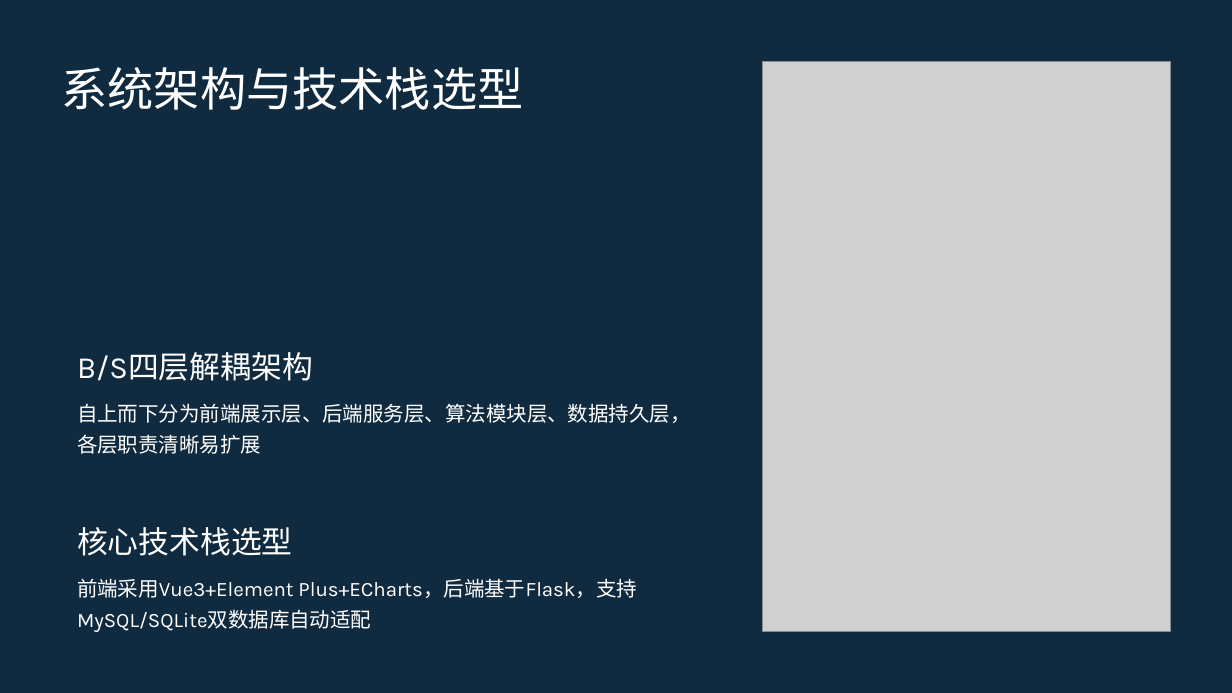
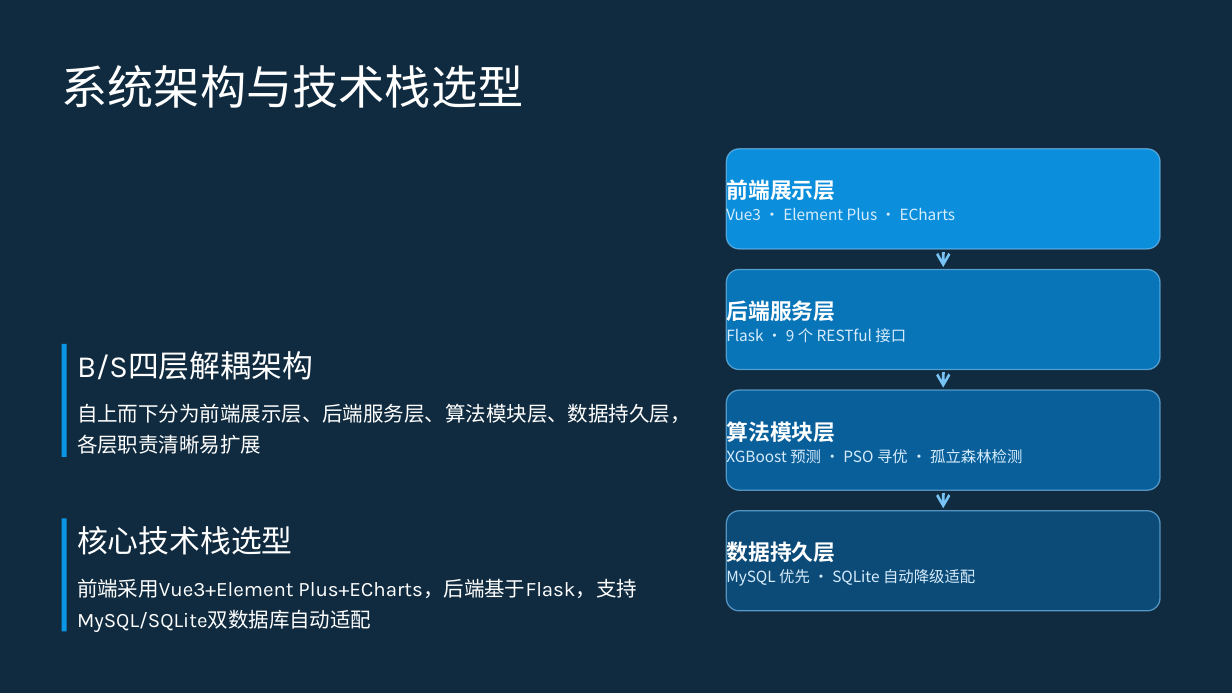
Before and after one commit to chunzhenmian/nmc14, a slide deck: slide 7 of 工业燃气轮机排放预测优化课程设计汇报.pptx. Drawn at 1232x693 pixels with LibreOffice and Linux fonts; fonts in the diff are those of the drawing; grey boxes stand for pictures; background and template pictures are left out. Boxes give left, top, right and bottom in pixels: in the first picture for what was removed or moved away, otherwise in the second. Text is boxed around its words. In the diff, an @@ line names an element or a change of style, - is before the commit and + after.

Commit message:
优化课程设计汇报PPT并修复结果雷达图渲染时序问题
- PPT: 将P7/P8/P11/P12的无关网络配图替换为系统真实界面截图；P7重绘B/S四层架构图，P8改为四页面宫格布局，统一圆角青边视觉风格
- 前端: 修复Prediction/Optimization结果返回后对比雷达图因容器尚未挂载而不渲染的问题（补充nextTick等待）
- 忽略PPT编辑临时工作目录 _ppt_work/

```diff
--- a/工业燃气轮机排放预测优化课程设计汇报.pptx
+++ b/工业燃气轮机排放预测优化课程设计汇报.pptx
@@ rectangle removed at bbox=[0, 0, 1232, 693] @@
@@ rounded rectangle added at bbox=[0, 0, 1232, 693], fill #102B3F at 94% opacity @@
@@ text "系统架构与技术栈选型" at bbox=[62, 65, 524, 108]: line spacing 1.11 to 1.08 @@
@@ picture removed at bbox=[762, 62, 1171, 632] @@
@@ rounded rectangle added at bbox=[726, 149, 1160, 249], fill #0B95E5 at 95% opacity, outline #78C3F5 1 pt @@
@@ text added at bbox=[726, 177, 956, 225], 12 pt, text #D6ECFC @@
+前端展示层
+Vue3 · Element Plus · ECharts
@@ arrow added from (944, 251) to (944, 267), #78C3F5 2 pt @@
@@ rounded rectangle added at bbox=[726, 270, 1160, 370], fill #087AC0 at 95% opacity, outline #78C3F5 1 pt @@
@@ text added at bbox=[726, 297, 906, 346], 12 pt, text #D6ECFC @@
+后端服务层
+Flask · 9 个 RESTful 接口
@@ rectangle added at bbox=[62, 344, 67, 457], fill #0B95E5 @@
@@ arrow added from (944, 372) to (944, 388), #78C3F5 2 pt @@
@@ rounded rectangle added at bbox=[726, 390, 1160, 490], fill #09629E at 96% opacity, outline #78C3F5 1 pt @@
@@ text added at bbox=[726, 418, 1022, 466], 12 pt, text #D6ECFC @@
+算法模块层
+XGBoost 预测 · PSO 寻优 · 孤立森林检测
@@ arrow added from (944, 493) to (944, 508), #78C3F5 2 pt @@
@@ rectangle added at bbox=[62, 518, 67, 631], fill #0B95E5 @@
@@ rounded rectangle added at bbox=[726, 511, 1160, 611], fill #0C4C7A at 98% opacity, outline #78C3F5 1 pt @@
@@ text added at bbox=[726, 538, 975, 587], 12 pt, text #D6ECFC @@
+数据持久层
+MySQL 优先 · SQLite 自动降级适配
```
Also in this commit, not shown: 19 other slides changed, 3 other files.
